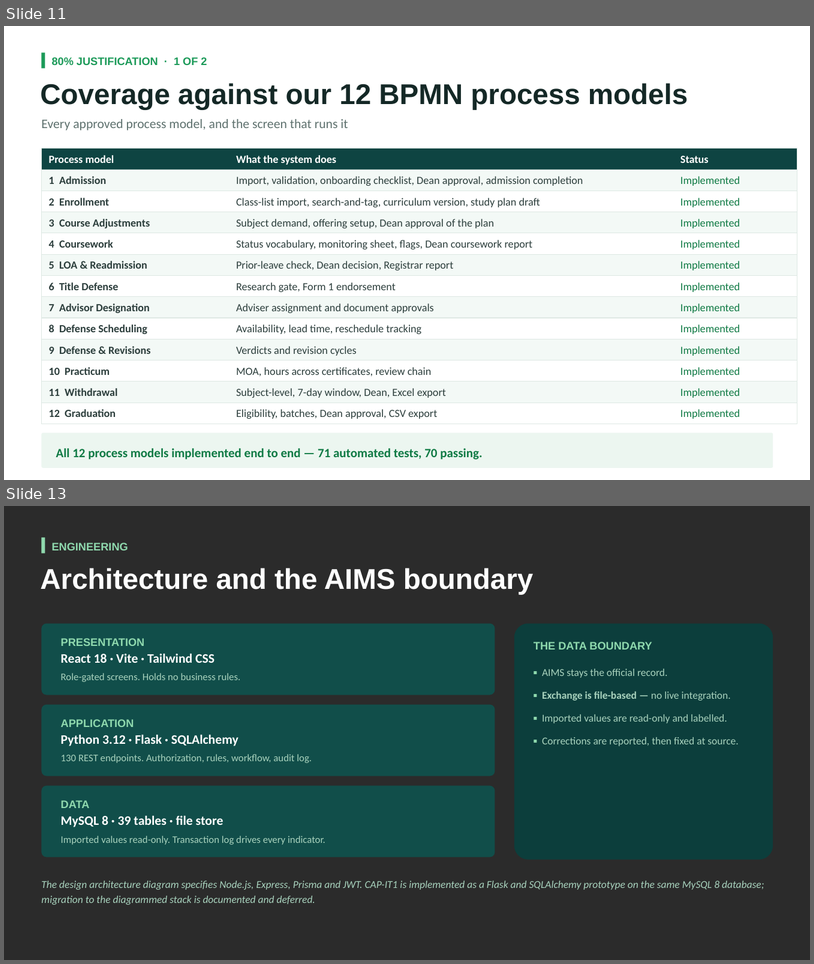
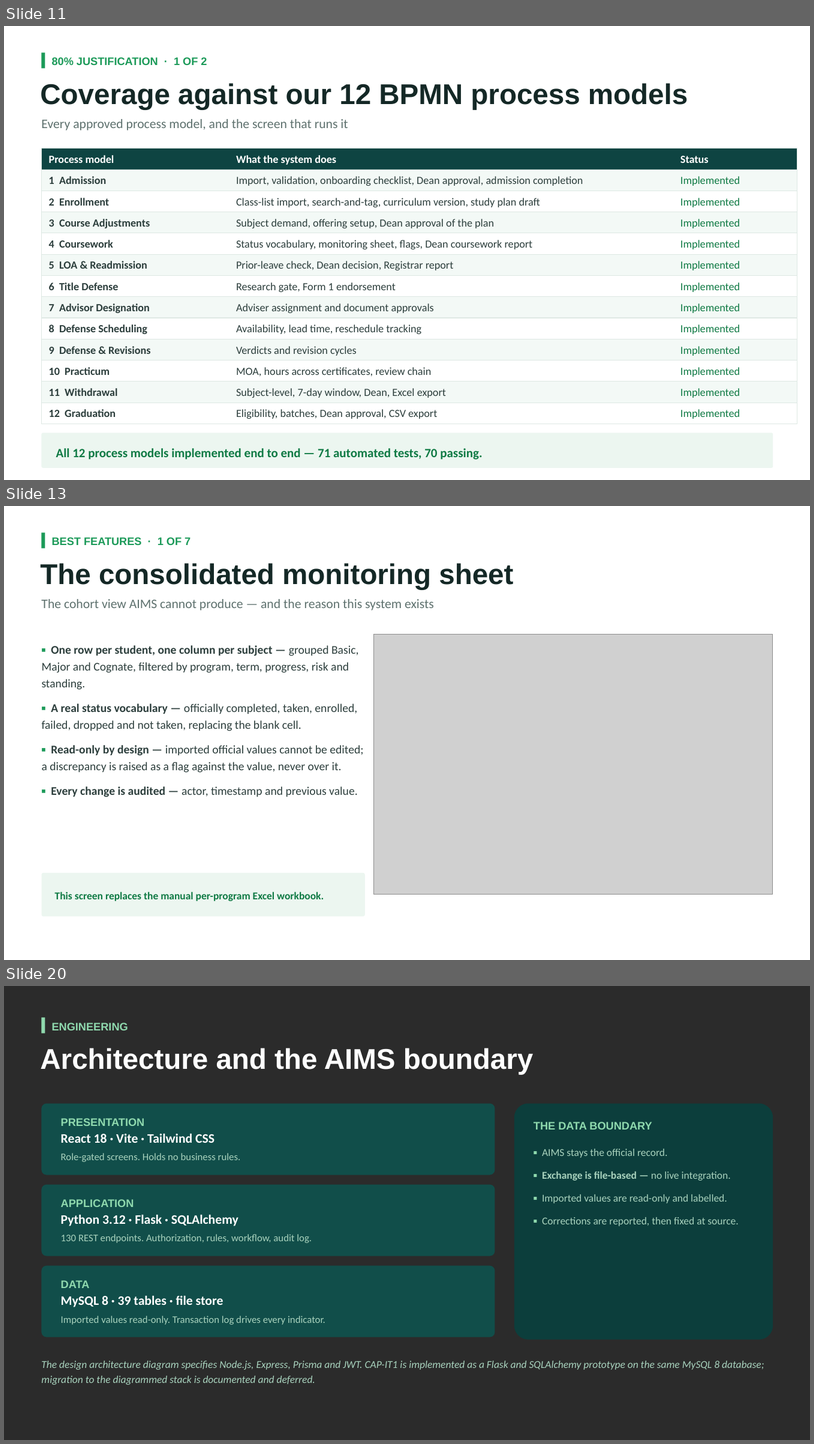
Before and after one commit to miguisanson/CAPSTONE-USLS-MVP, a slide deck: Documents/CAPSTONE_ONLY/CAP-IT1 Defense Deck.pptx. Shown one above the other, each under a label of ours: slides 11 and 13 before the commit, slides 11, 13 and 20 after it; the slides between them are not shown. The pictures are 814x964 and 814x1444 pixels, drawn with LibreOffice and Linux fonts; fonts in the diff are those of the drawing; grey boxes stand for pictures; background and template pictures are left out; a plain dark background stands for a picture behind light text. Boxes give left, top, right and bottom in pixels: in the first picture for what was removed or moved away, otherwise in the second. Text is boxed around its words. In the diff, an @@ line names an element or a change of style, - is before the commit and + after.

```diff
--- a/Documents/CAPSTONE_ONLY/CAP-IT1 Defense Deck.pptx
+++ b/Documents/CAPSTONE_ONLY/CAP-IT1 Defense Deck.pptx
@@ slide 13 added at (4,506,810,960), background picture (left out) @@
@@ rectangle added at (42,532,45,549), fill #1C9A59 @@
@@ text added at (52,537,191,545), 13 pt, text #1C9A59, bold @@
+BEST FEATURES · 1 OF 7
@@ text added at (40,563,513,589), 34 pt, text #142826, bold @@
+The consolidated monitoring sheet
@@ text added at (41,599,434,610), 15.5 pt, text #5E716E @@
+The cohort view AIMS cannot produce — and the reason this system exists
@@ text added at (42,645,363,797), 14 pt, text #2C3E3C @@
+▪ One row per student, one column per subject — grouped Basic, Major and Cognate, filtered by program, term, progress, risk and standing.
+▪ A real status vocabulary — officially completed, taken, enrolled, failed, dropped and not taken, replacing the blank cell.
+▪ Read-only by design — imported official values cannot be edited; a discrepancy is raised as a flag against the value, never over it.
+▪ Every change is audited — actor, timestamp and previous value.
@@ picture added at (374,634,773,894) @@
@@ rounded rectangle added at (42,873,365,916), fill #ECF6F0 @@
@@ text added at (55,891,324,901), 12.5 pt, text #0F7A44, bold @@
+This screen replaces the manual per-program Excel workbook.
@@ what was slide 13 is now slide 20 @@
```
Also in this commit, not shown: 1 slide changed, 6 other slides added, 1 other file.
